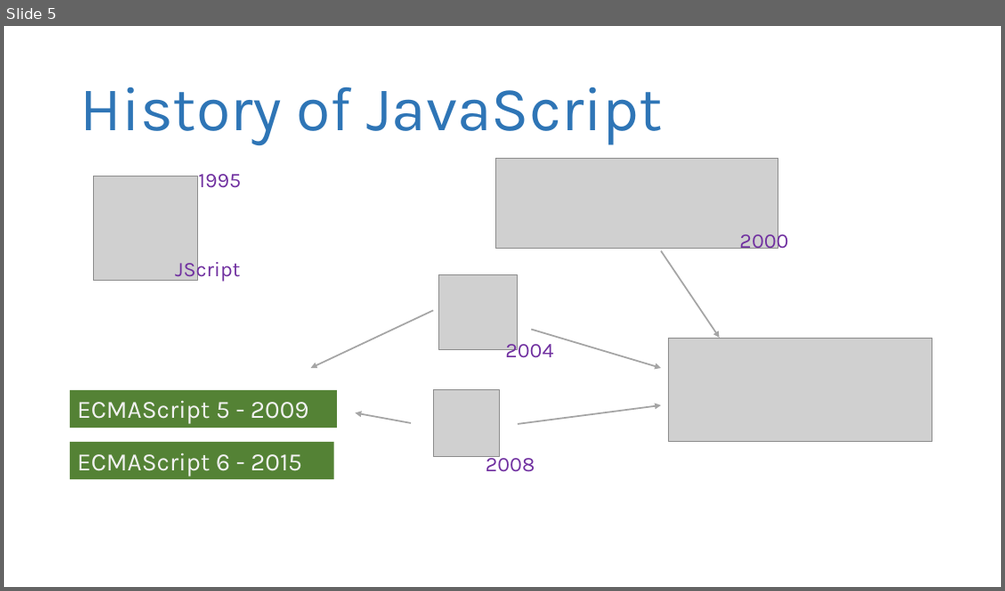
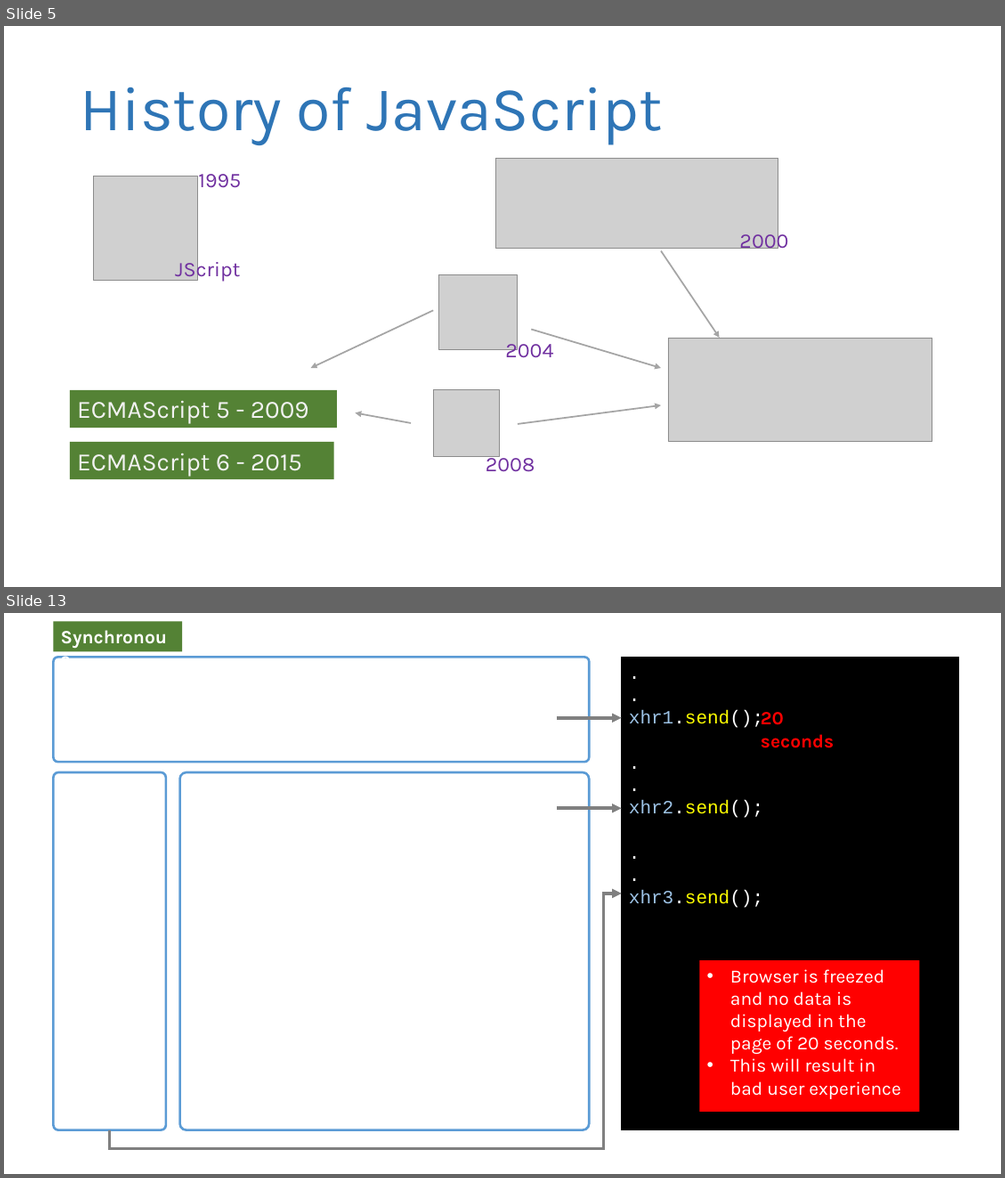
Before and after one commit to revature-vinay/revature_India_26th_July_13Week, a slide deck: Week4(HTML,CSS,JS,Servlet,REST)/notes_images/html-css-js.pptx. Shown one above the other, each under a label of ours: slide 5 before the commit, slides 5 and 13 after it; the slides between them are not shown. The pictures are 1005x591 and 1005x1178 pixels, drawn with LibreOffice and Linux fonts; fonts in the diff are those of the drawing; grey boxes stand for pictures. Boxes give left, top, right and bottom in pixels: in the first picture for what was removed or moved away, otherwise in the second. Text is boxed around its words. In the diff, an @@ line names an element or a change of style, - is before the commit and + after.

```diff
--- a/Week4(HTML,CSS,JS,Servlet,REST)/notes_images/html-css-js.pptx
+++ b/Week4(HTML,CSS,JS,Servlet,REST)/notes_images/html-css-js.pptx
@@ slide 13 added at (4,613,1001,1174), background #FFFFFF @@
@@ rectangle added at (53,621,182,651), fill #548235, 18 pt, text #FFFFFF, bold @@
+Synchronous
@@ rounded rectangle added at (53,657,589,762), fill #FFFFFF, outline #5B9BD5 2.25 pt @@
@@ rectangle added at (622,657,959,1130), fill #000000, outline #000000 1 pt, 18 pt, text #FFFFFF @@
+.
+.
+xhr1.send();
+.
+.
+xhr2.send();
+.
+.
+xhr3.send();
@@ arrow added from (557, 718) to (622, 718), #808080 3 pt @@
@@ text added at (760,712,833,748), 18 pt, text #FF0000, bold @@
+20 seconds
@@ rounded rectangle added at (53,772,166,1130), fill #FFFFFF, outline #5B9BD5 2.25 pt @@
@@ rounded rectangle added at (179,772,589,1130), fill #FFFFFF, outline #5B9BD5 2.25 pt @@
@@ arrow added from (557, 808) to (622, 808), #808080 3 pt @@
@@ elbow arrow added from (109, 1130) to (622, 893), #808080 3 pt @@
@@ rectangle added at (699,960,919,1111), fill #FF0000, 18 pt, text #FFFFFF @@
+• Browser is freezed and no data is displayed in the page of 20 seconds.
+• This will result in bad user experience
```
Also in this commit, not shown: 9 other slides added, 17 other files.
